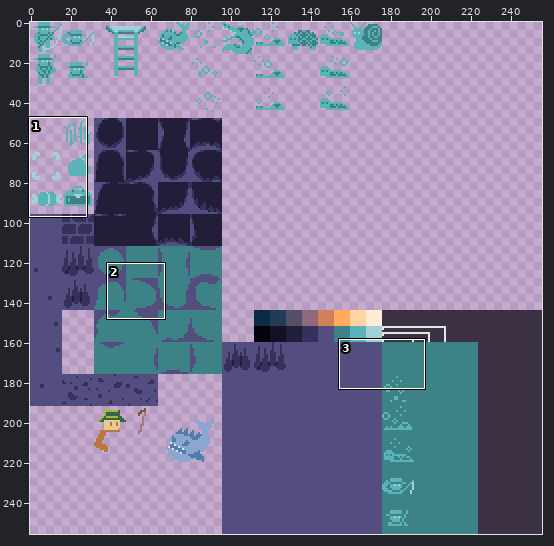
Two versions of one sprite sheet, assets/sprites.png. The picture above shows the old version from afar; the outline marks the close-up.
Close-up. Before:
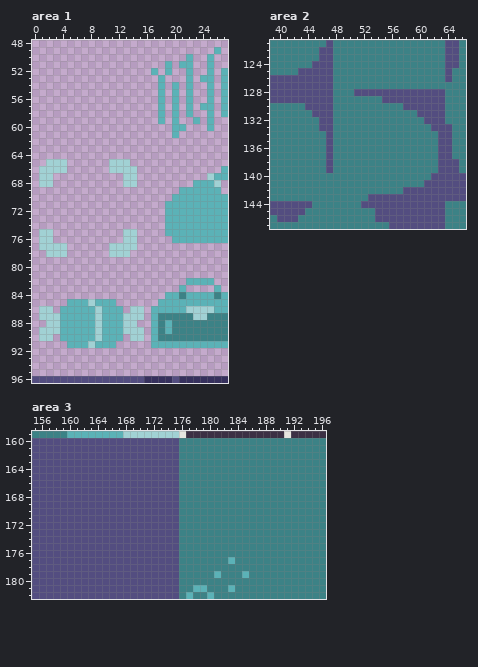
The file is 256x256 pixels. Shown: area 1: x 0..27, y 48..96; area 2: x 39..66, y 121..147; area 3: x 155..196, y 159..182.
New version:
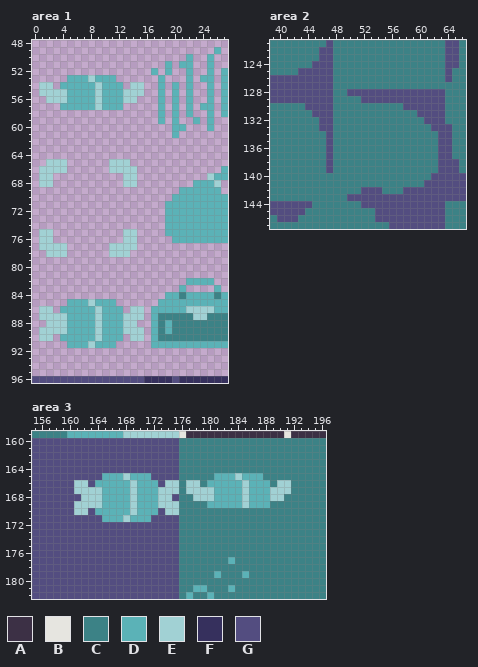
Palette (. is transparent): A #3c3045  B #e6e5e0  C #3c8286  D #5bb2b7  E #a1d1d4  F #36305d  G #534d80
Change:
--- area 1
@@ x 0..17 @@
 52 .................D
-53 ..................
-54 ..................
-55 ..................
-56 ..................
-57 ..................
+53 .....DDDEDDD......
+54 .EE.DDDDDEDDD.EE..
+55 .EEEEDDDDEDDDEEE..
+56 ..EEEDDDDEDDDEE...
+57 ....DDDDDEDDD.....
 58 ..................
@@ x 2..6 @@
 86 E.DDD
-87 EEDDD
-88 EEDDD
-89 EEDDD
+87 EEEDD
+88 EEEDD
+89 EEEDD
 90 E.DDD
--- area 2
@@ x 48..56 @@
 127 CCCCCCCCC
-128 CCCGGGGGG
-129 CCCCCCCGG
+128 CCGGGGGGG
+129 CCCCGGGGG
 130 CCCCCCCCC
@@ x 48..56 @@
 141 CCCCCCCCC
-142 CCCCCCCCC
-143 CCCCCGGGG
+142 CCCCGGGCC
+143 CCGGGGGGG
 144 CCCCGGGGG
--- area 3
@@ x 155..196 @@
 164 GGGGGGGGGGGGGGGGGGGGGCCCCCCCCCCCCCCCCCCCCC
-165 GGGGGGGGGGGGGGGGGGGGGCCCCCCCCCCCCCCCCCCCCC
-166 GGGGGGGGGGGGGGGGGGGGGCCCCCCCCCCCCCCCCCCCCC
-167 GGGGGGGGGGGGGGGGGGGGGCCCCCCCCCCCCCCCCCCCCC
-168 GGGGGGGGGGGGGGGGGGGGGCCCCCCCCCCCCCCCCCCCCC
-169 GGGGGGGGGGGGGGGGGGGGGCCCCCCCCCCCCCCCCCCCCC
-170 GGGGGGGGGGGGGGGGGGGGGCCCCCCCCCCCCCCCCCCCCC
-171 GGGGGGGGGGGGGGGGGGGGGCCCCCCCCCCCCCCCCCCCCC
+165 GGGGGGGGGGDDDEDDDGGGGCCCCCDDDEDDDCCCCCCCCC
+166 GGGGGGEEGDDDDDEDDDGEECEECDDDDDEDDDCEECCCCC
+167 GGGGGGEEEEDDDDEDDDEEECEEEEDDDDEDDDEEECCCCC
+168 GGGGGGGEEEDDDDEDDDEEGCCEEEDDDDEDDDEECCCCCC
+169 GGGGGGEEEEDDDDEDDDEEECCCCDDDDDEDDDCCCCCCCC
+170 GGGGGGEEGDDDDDEDDDGEECCCCCCCCCCCCCCCCCCCCC
+171 GGGGGGGGGGDDDEDDDGGGGCCCCCCCCCCCCCCCCCCCCC
 172 GGGGGGGGGGGGGGGGGGGGGCCCCCCCCCCCCCCCCCCCCC
Where, in picture pixels (left, top, right, bottom), the same in both close-ups:
added: (39, 75, 144, 110)
changed: (60, 313, 67, 334)
changed: (347, 89, 382, 103)
changed: (347, 187, 382, 201)
changed: (74, 473, 291, 522)
